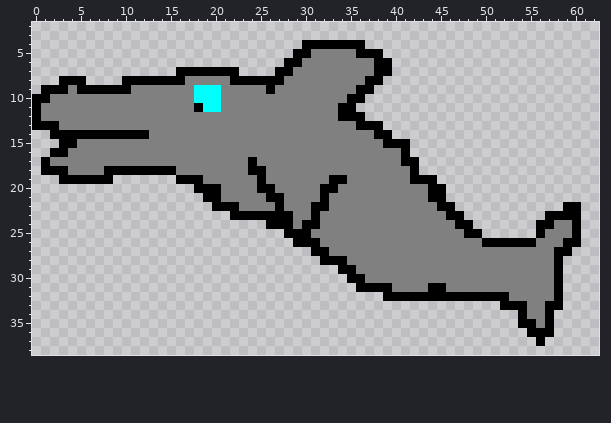
Edited in one commit: pixel-art sprite (images/dolph3.png). The picture above is the old version.
The file is 64x64 pixels. Shown: x 0..62, y 2..38. The old version is drawn lined up with the new one.
After the commit:
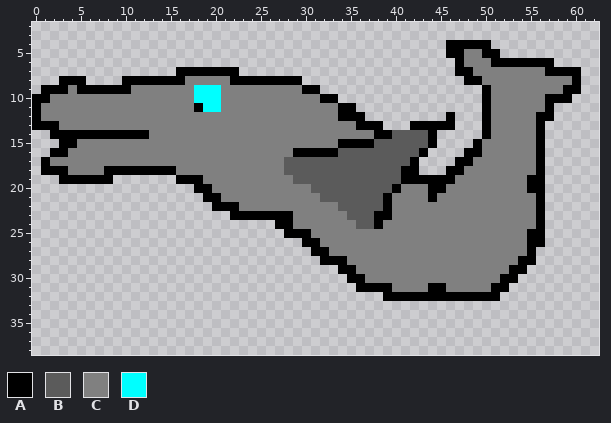
Palette (. is transparent): A #000000  B #5b5b5b  C #808080  D #00ffff
Diff:
whole drawing moved by -3,-9 (the old picture is shown already moved)
y 4: x 30..36 AAAAAAA -> .......; x 46..50 ..... -> AAAAA
y 5: x 29..38 AACCCCCAAA -> ..........; x 46..51 ...... -> AACCAA
y 6: x 28..39 AACCCCCCCCAA -> ............; x 47..57 ........... -> ACCCAAAAAAA
y 7: x 27..39 AACCCCCCCCCAA -> .............; x 47..60 .............. -> AACCCCCCCCAAAA
y 8: x 28..38 CCCCCCCCCAA -> AA.........; x 48..60 ............. -> AACCCCCCCCCCA
y 9: x 26 A -> C; x 30..37 CCCCCCAA -> AA......; x 50..60 ........... -> ACCCCCCCCAA
y 10: x 32..36 CCCAA -> AA...; x 50..59 .......... -> ACCCCCCAAA
y 11: x 50..57 ........ -> ACCCCCCA
y 12: x 46 . -> A; x 50..57 ........ -> ACCCCCAA
y 13: x 42..46 ..... -> AAAAA; x 50..56 ....... -> ACCCCCA
y 14: x 40..44 ..... -> BBBBA; x 50..56 ....... -> ACCCCCA
y 15: x 34..44 CCCCCAAA... -> AAAABBBBBBA; x 49..56 ........ -> ACCCCCCA
y 16: x 29..43 CCCCCCCCCCCCA.. -> AAAAABBBBBBBBBA; x 48..56 ......... -> AACCCCCCA
y 17: x 24 A -> C; x 28..41 CCCCCCCCCCCCCA -> BBBBBBBBBBBBBB; x 47..56 .......... -> AACCCCCCCA
y 18: x 24..25 AA -> CC; x 28..41 CCCCCCCCCCCCCC -> BBBBBBBBBBBBBA; x 46..56 ........... -> AACCCCCCCCA
y 19: x 25 A -> C; x 29..41 CCCCAACCCCCCC -> BBBBBBBBBBBBA; x 45..56 ............ -> AACCCCCCCCAA
y 20: x 20 A -> C; x 25..26 AA -> CC; x 31..40 CAACCCCCCC -> BBBBBBBBBA; x 46..56 ........... -> CCCCCCCCCAA
y 21: x 26..27 AA -> CC; x 32..39 ACCCCCCC -> BBBBBBBA; x 45..56 A........... -> CCCCCCCCCCCA
y 22: x 27 A -> C; x 31..32 AA -> CC; x 34..39 CCCCCC -> BBBBBA; x 45..56 AA.......... -> CCCCCCCCCCCA; x 59..60 AA -> ..
y 23: x 31 A -> C; x 35..39 CCCCC -> BBBAA; x 46..60 AA.........AAAA -> CCCCCCCCCCA....
y 24: x 26 A -> .; x 30..31 AA -> CC; x 36..38 CCC -> BBA; x 47..55 AA....... -> CCCCCCCCC; x 57..60 ACCA -> ....
y 25: x 48..55 AA...... -> CCCCCCCA; x 57..60 CCCA -> ....
y 26: x 29 A -> .; x 50..54 AAAAA -> CCCCC; x 56..60 CCCAA -> A....
y 27: x 55..59 CCCAA -> A....
y 28: x 54..58 CCCCA -> AA...
y 29: x 53..58 CCCCCA -> AA....
y 30: x 52..58 CCCCCCA -> AA.....
y 31: x 51..58 CCCCCCCA -> AA......
y 32: x 52..58 ACCCCCA -> .......
y 33: x 52..58 AAACCAA -> .......
y 34: x 54..57 ACCA -> ....
y 35: x 54..57 AACA -> ....
y 36: x 55..57 AAA -> ...
y 37: x 56 A -> .
Where, in picture pixels (left, top, right, bottom), the same in both pictures:
changed: (248, 40, 581, 346)
changed: (212, 184, 221, 193)
